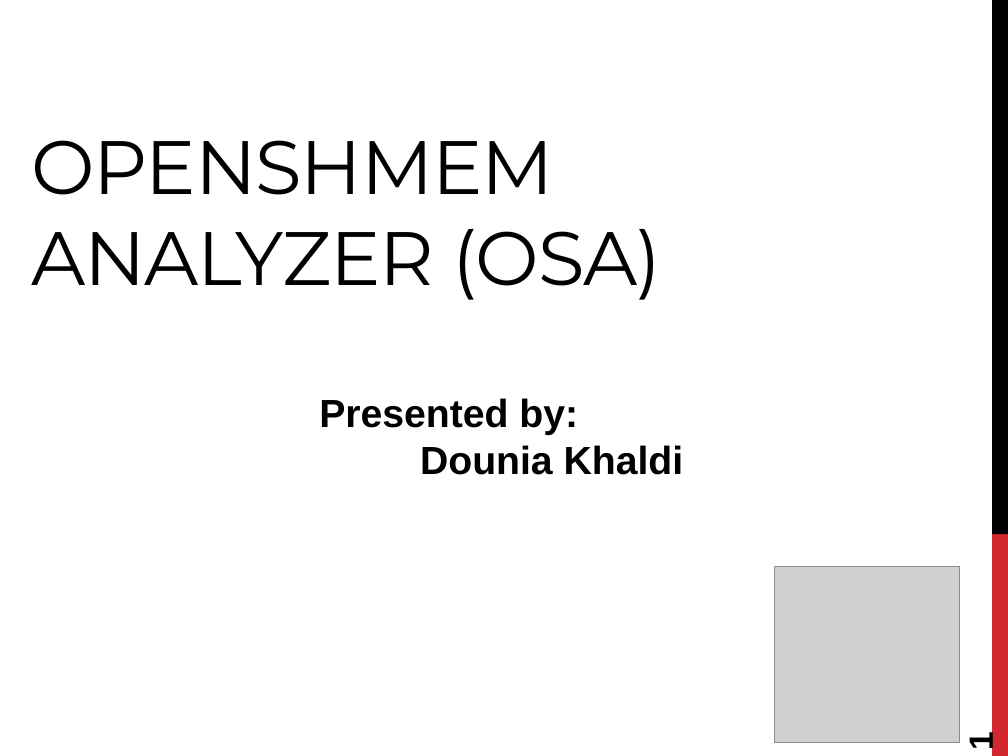
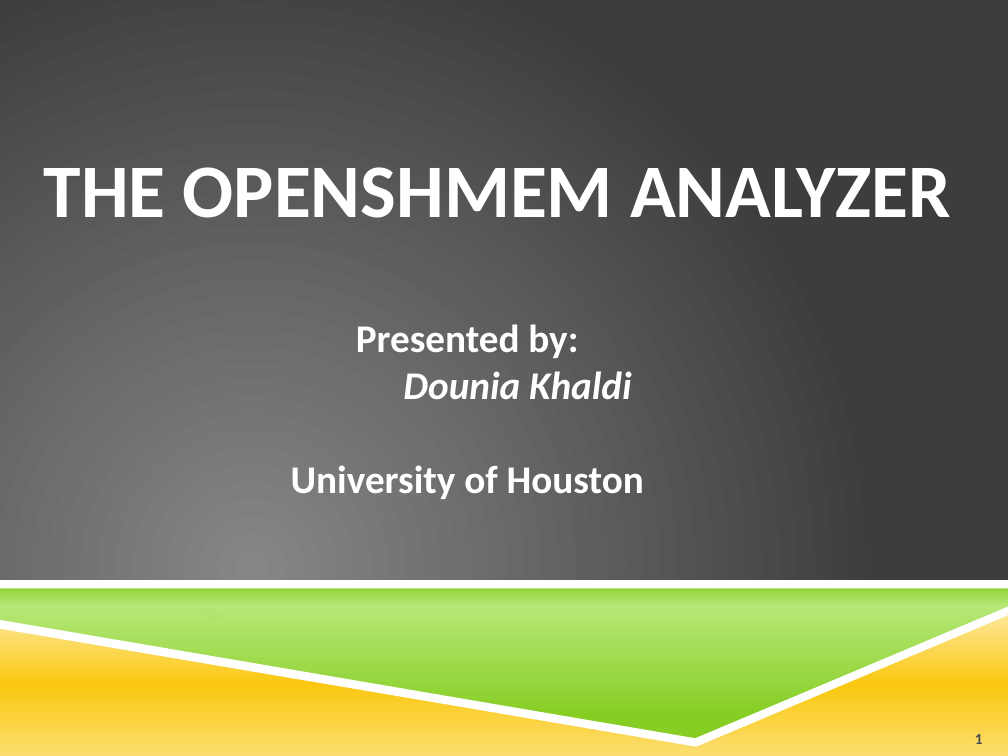
Before and after one commit to openshmem-org/sc14-tutorial, a slide deck: slide 1 of SHMEM-Analyzer.pptx. Drawn at 1008x756 pixels with LibreOffice and Linux fonts; fonts in the diff are those of the drawing; grey boxes stand for pictures; background and template pictures are left out. Boxes give left, top, right and bottom in pixels: in the first picture for what was removed or moved away, otherwise in the second. Text is boxed around its words. In the diff, an @@ line names an element or a change of style, - is before the commit and + after.

```diff
--- a/SHMEM-Analyzer.pptx
+++ b/SHMEM-Analyzer.pptx
@@ background #FFFFFF to picture (left out) @@
@@ title "THE OPENSHMEM ANALYZER" at (x1=44, y1=167, x2=951, y2=218): vertical alignment middle to bottom @@
@@ rectangle removed at (x1=992, y1=0, x2=1008, y2=534) @@
@@ title at (x1=44, y1=167, x2=951, y2=218): text changed; font Montserrat to Calibri; text colour #000000 to #FFFFFF; bold on @@
-OPENSHMEM ANALYZER (OSA)
+THE OPENSHMEM ANALYZER
@@ text "Presented by:" moved from (x1=319, y1=398, x2=684, y2=475) to (x1=291, y1=324, x2=644, y2=499) @@
@@ text at (x1=356, y1=324, x2=632, y2=399): font Arial to Calibri, text colour #000000 to #FFFFFF in "Presented by:", "Dounia Khaldi"; italic on in "Dounia Khaldi"; alignment left to centre @@
@@ text at (x1=291, y1=465, x2=644, y2=499): paragraph added @@
+University of Houston
@@ rectangle removed at (x1=992, y1=534, x2=1008, y2=756) @@
@@ picture removed at (x1=774, y1=566, x2=960, y2=743) @@
@@ freeform shape added at (x1=0, y1=584, x2=1008, y2=743), fill gradient #86CE24 to #B7E776 @@
@@ freeform shape added at (x1=0, y1=584, x2=1008, y2=743), fill gradient #86CE24 to #CFEFA4 @@
@@ rectangle added at (x1=0, y1=581, x2=1008, y2=589), fill #FFFFFF @@
@@ freeform shape added at (x1=0, y1=612, x2=1008, y2=756), fill gradient #FDE99F to #FAC810 to #FCDE70 @@
@@ freeform shape added at (x1=0, y1=607, x2=1008, y2=747), fill #FFFFFF @@
@@ page number moved from (x1=962, y1=733, x2=1000, y2=751) to (x1=975, y1=734, x2=983, y2=744) @@
@@ page number at (x1=975, y1=734, x2=983, y2=744): size 24 to 11 pt, font Arial to Calibri, text colour #000000 to #4D4D4D; alignment left to right; vertical alignment middle to bottom; rotation 270 to 0 degrees @@
```
Also in this commit, not shown: 11 other slides changed, 1 other file.
